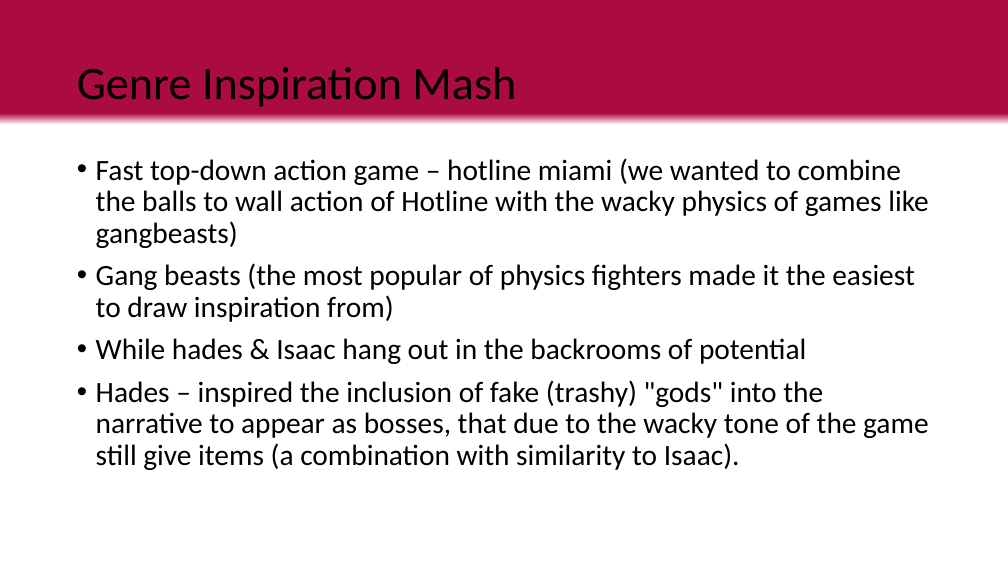
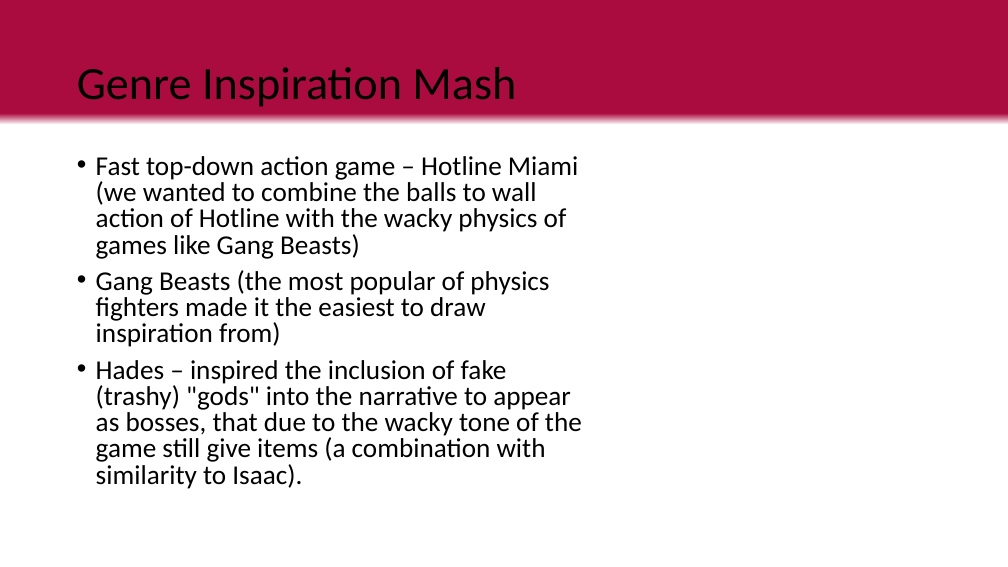
Before and after one commit to LuxRegem/Project_Clash-of-Cosplayers, a slide deck: slide 4 of Shared Documentation/Luke's Documents/Clash of Cos Team Pitch.pptx. Drawn at 1008x567 pixels with LibreOffice and Linux fonts; fonts in the diff are those of the drawing. Boxes give left, top, right and bottom in pixels: in the first picture for what was removed or moved away, otherwise in the second. Text is boxed around its words. In the diff, an @@ line names an element or a change of style, - is before the commit and + after.

```diff
--- a/Shared Documentation/Luke's Documents/Clash of Cos Team Pitch.pptx
+++ b/Shared Documentation/Luke's Documents/Clash of Cos Team Pitch.pptx
@@ text at [96,156,578,347]: text changed; size 28 to 25.9 pt @@
-• Fast top-down action game – hotline miami (we wanted to combine the balls to wall action of Hotline with the wacky physics of games like gangbeasts)
-• Gang beasts (the most popular of physics fighters made it the easiest to draw inspiration from)
-• While hades & Isaac hang out in the backrooms of potential
+• Fast top-down action game – Hotline Miami (we wanted to combine the balls to wall action of Hotline with the wacky physics of games like Gang Beasts)
+• Gang Beasts (the most popular of physics fighters made it the easiest to draw inspiration from)
@@ text at [96,360,582,489]: size 28 to 25.9 pt in "Hades – inspired the inclusion of fake ..."; line spacing 0.9 to 0.8 @@
```
Also in this commit, not shown: 7 other slides changed, 2 slides removed, 6 other files.
